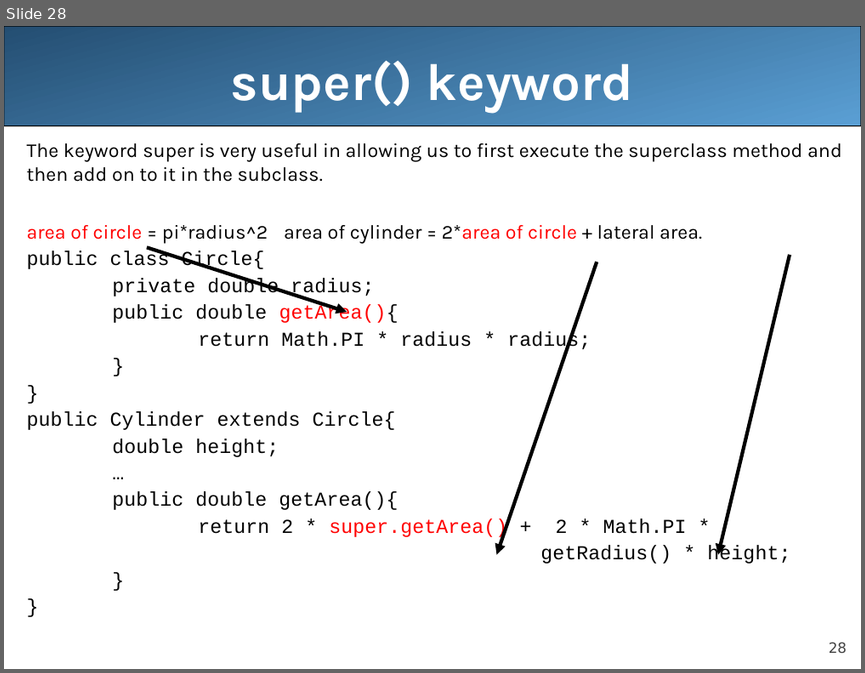
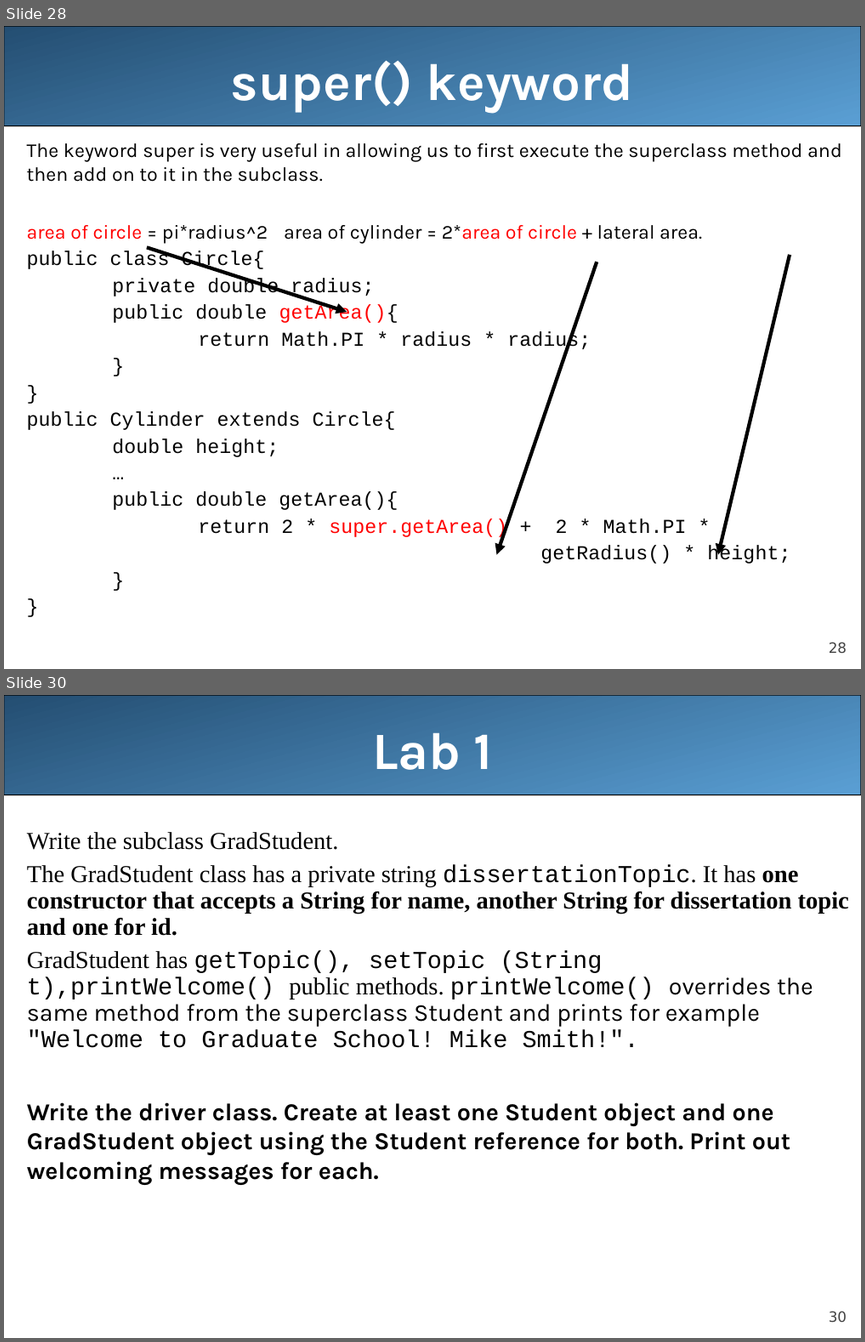
Before and after one commit to LongBaoNguyen/longbaonguyen.github.io, a slide deck: courses/apcsa/lecture21.ppt. Shown one above the other, each under a label of ours: slide 28 before the commit, slides 28 and 30 after it; the slides between them are not shown. The pictures are 865x673 and 865x1342 pixels, drawn with LibreOffice and Linux fonts; fonts in the diff are those of the drawing. Boxes give left, top, right and bottom in pixels: in the first picture for what was removed or moved away, otherwise in the second. Text is boxed around its words. In the diff, an @@ line names an element or a change of style, - is before the commit and + after.

```diff
--- a/courses/apcsa/lecture21.ppt
+++ b/courses/apcsa/lecture21.ppt
@@ slide 30 added at box(4, 695, 861, 1338), background #FFFFFF; not listed: 2 template elements that a slide beside it also shows @@
@@ title added at box(372, 732, 493, 770), 44 pt, text #FFFFFF, bold @@
+Lab 1
@@ text added at box(27, 832, 849, 1185), 20.4 pt, text #000000 @@
+Write the subclass GradStudent.
+The GradStudent class has a private string dissertationTopic. It has one constructor that accepts a String for name, another String for dissertation topic and one for id.
+GradStudent has getTopic(), setTopic (String t),printWelcome() public methods. printWelcome() overrides the same method from the superclass Student and prints for example "Welcome to Graduate School! Mike Smith!".
+Write the driver class. Create at least one Student object and one GradStudent object using the Student reference for both. Print out welcoming messages for each.
```
Also in this commit, not shown: 1 other slide added, 7 other files.
